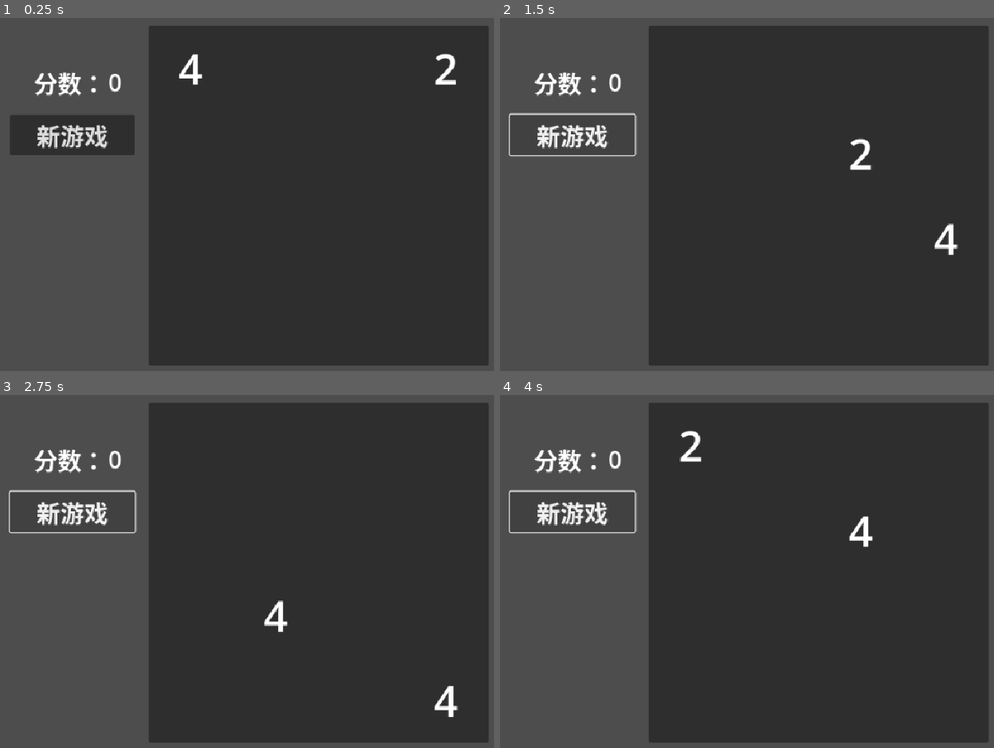
Above: before the commit, frames 1-4 (two rows, left to right).
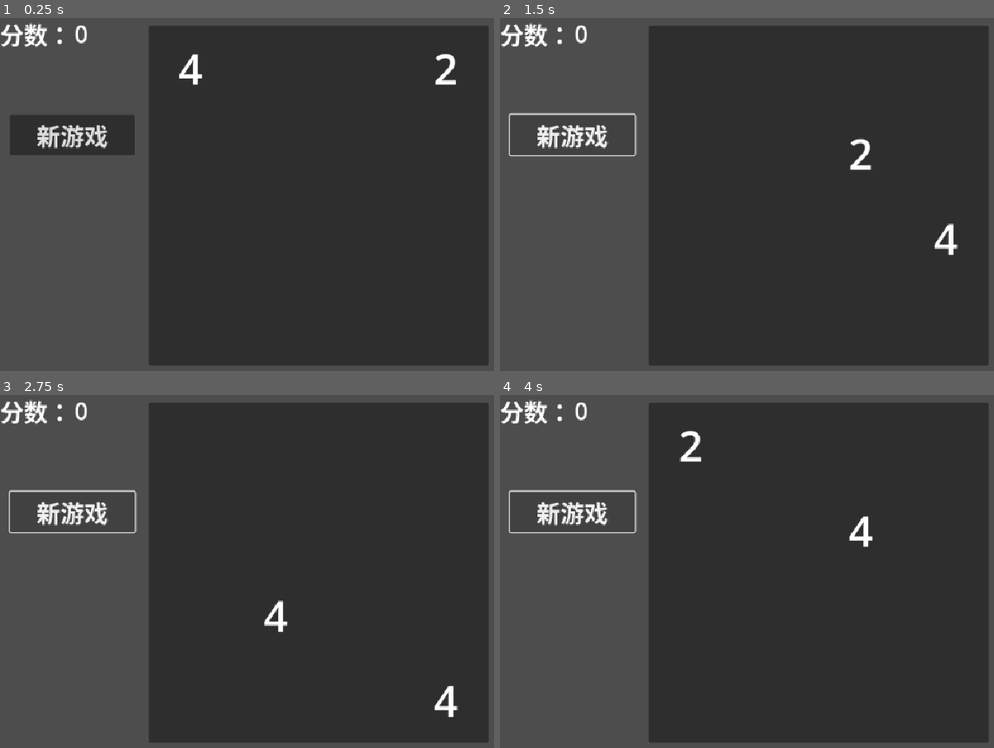
Above: after the commit, the same moments.

Repository: 168AD/2048
Game: Godot game, scene res://manager/game_manager.tscn
The game is run twice, just before and just after one commit, with the same random seed, the same clock (stepped at 60 frames per second) and the same inputs.
Inputs:
- Up to frame 1 (0.25 s): no input
- Up to frame 2 (1.5 s): click "新游戏" at 0.5 s; tap Enter (ui_accept) at 1.25, 1.35 s; hold Right (ui_right) from 1.28 s (still down)
- Up to frame 3 (2.75 s): tap Enter (ui_accept) at 1.52, 1.82, 2.1, 2.27, 2.57 s; release Right (ui_right) at 2.03 s; hold Down (ui_down) from 2.03 s (still down)
- Up to frame 4 (4 s): release Down (ui_down) at 2.78 s; hold Right (ui_right) 2.78-3.53 s; tap Enter (ui_accept) at 2.85, 3.5, 3.6, 3.77 s; hold Up (ui_up) from 3.53 s (still down)

The runs differ from the first frame. In frame 1, 0.9% of the frame differs, in the area x 0-25%, y 1-23%; in frame 2, 0.9%; in frame 3, 0.9%; in frame 4, 0.9%.
Error after the commit: Invalid assignment of property or key 'score' with value of type 'int' on a base object of type 'Nil'. (res://scripts/ui/score.gd:33)

Commit message:
存档功能v1.1
完成了
1.存档轮转
2.Persist类在enter_tree中先等待自身就绪，随后自动调用load_data函数

Diff:
--- a/manager/game_manager.tscn
+++ b/manager/game_manager.tscn
@@ -22,16 +22,6 @@
 [node name="InputManager" parent="." unique_id=503755794 instance=ExtResource("4_m8kxl")]
 
 [node name="Score" parent="." unique_id=1416395068 instance=ExtResource("5_jsypt")]
-anchors_preset = 0
-anchor_right = 0.0
-anchor_bottom = 0.0
-offset_left = 51.0
-offset_top = 73.0
-offset_right = 51.0
-offset_bottom = 73.0
-grow_horizontal = 1
-grow_vertical = 1
-size_flags_horizontal = 0
 
 [node name="NewGame" type="Button" parent="." unique_id=855985272]
 offset_left = 15.0
--- a/manager/save_manager.tscn
+++ b/manager/save_manager.tscn
@@ -15,4 +15,4 @@
 wait_time = 30.0
 autostart = true
 
-[connection signal="timeout" from="AutoSave" to="." method="_save"]
+[connection signal="timeout" from="AutoSave" to="." method="save_data"]
--- a/scripts/class/persist.gd
+++ b/scripts/class/persist.gd
@@ -5,16 +5,18 @@
 
 func _enter_tree() -> void:
 	add_to_group("Persist")
-	GlobalLogger.info("持久化节点" + self.name + "已加载", "存档")
+	GlobalLogger.debug("持久化节点" + self.name + "已加载", "存档")
+	await self.ready
+	load_data(GlobalSave.get_from_manager(self.get_path()))
 
 func _exit_tree() -> void:
-	var resource = _save()
+	var resource = save_data()
 	if resource == null:
 		return
 	GlobalSave.save_to_manager(self.get_path(), resource)
 
-func _save() -> Resource:
+func save_data() -> Resource:
 	return null
 
-func _load(_res: Resource) -> bool:
+func load_data(_res: Resource) -> bool:
 	return true
--- a/scripts/manager/board_manager.gd
+++ b/scripts/manager/board_manager.gd
@@ -13,25 +13,15 @@
 var row = 4
 var column = 4
 
-func _ready() -> void:
-	var load_resource = GlobalSave.get_from_manager(self.get_path()) as BoardRes
-	if load_resource:
-		board_res = load_resource
-		_load(board_res)
-		GlobalLogger.info("读取棋盘存档", "读档")
-	else:
-		board = _create_space_array()
-		_add_entry_to_grid(2)
-
 #region 存读档
-func _save() -> Resource:
+func save_data() -> Resource:
 	board_res.board = board.duplicate(true)
 	board_res.board_future = board_future.duplicate(true)
 	board_res.board_history = board_history.duplicate(true)
 	board_res.add_entry_future = add_entry_future.duplicate(true)
 	return board_res
 
-func _load(_res: Resource) -> bool:
+func load_data(_res: Resource) -> bool:
 	if _res is BoardRes:
 		if _res.board.is_empty():
 			return false
@@ -42,7 +32,9 @@
 		add_entry_future = _res.add_entry_future.duplicate(true)
 		return true
 	else:
-		GlobalLogger.warning("棋盘资源加载错误", "存档系统")
+		GlobalLogger.warning("无相应棋盘资源", "存档")
+		board = _create_space_array()
+		_add_entry_to_grid(2)
 		return false
 #endregion
 
--- a/scripts/manager/game_manager.gd
+++ b/scripts/manager/game_manager.gd
@@ -28,7 +28,7 @@
 	GlobalLogger.info("游戏结束")
 
 func _on_move_requested(direction: String):
-	score.save()
+	score.save_history()
 	board_manager.move(direction)
 
 func _on_undo_requested():
--- a/scripts/manager/save_manager.gd
+++ b/scripts/manager/save_manager.gd
@@ -1,77 +1,100 @@
 extends Node2D
 class_name SaveManager
 
-const SAVE_DIR: String = "user://save"
-const SAVE_FILE_PATH: String = "user://save/sav.tres"
-const SAVE_BACKUP_PATH: String = "user://save/sav_backup.tres"
-const SAVE_TEMP_PATH: String = "user://save/sav_temp.tres"
+# signal slot_changes
 
 @export var save_resource: SaveRes
 @export var version: String = "0.0"
+@export var slot: int = 1
+
+var SAVE_PATH: String = "user://sav%d.tres" % slot
+var TEMP_PATH: String = "user://sav%d.tmp.tres" % slot
+var BACKUP_PATH: String = "user://sav%d.bak.tres" % slot
 
 func _ready() -> void:
-	if not DirAccess.dir_exists_absolute(SAVE_DIR):
-		var err = DirAccess.make_dir_absolute(SAVE_DIR)
-		if err != OK:
-			GlobalLogger.warning("存档目录创建失败", "存档")
-
-	_load()
+	load_data()
 
 func _exit_tree() -> void:
-	_save()
+	save_data()
 
 #region 存档
-func _save() -> void:
+func save_data() -> void:
+	# 1.保存当前数据
 	var data_dict = save_resource.save_dict
 	for node in get_tree().get_nodes_in_group("Persist"):
-		if not node.has_method("_save"):
-			GlobalLogger.warning("节点" + node.name + "误入Persist组", "存档")
+		if not node.has_method("save_data"):
+			GlobalLogger.warning("节点 %s 误入Persist组" % node.name, "存档")
 			continue
 
-		var data = node._save()
+		var data = node.save_data()
 		if data:
 			data_dict[node.get_path()] = data
 		else:
-			GlobalLogger.warning("节点" + node.name + "返回空存档数据", "存档")
+			GlobalLogger.warning("节点 %s 返回空存档数据" % node.name, "存档")
 
 	save_resource.time_tamp = Time.get_date_string_from_system()
 	save_resource.version = version
 
-	var result = ResourceSaver.save(save_resource, SAVE_TEMP_PATH)
-	if result == OK:
-		GlobalLogger.info("临时存档保存成功", "存档")
+	# 2.新建临时存档
+	var temp_err = ResourceSaver.save(save_resource, TEMP_PATH)
+	if temp_err == OK:
+		GlobalLogger.debug("临时存档保存成功", "存档")
 	else:
-		GlobalLogger.error("临时存档保存失败！", "存档")
-		push_error("临时存档保存失败！", result)
-
-	if FileAccess.file_exists(SAVE_BACKUP_PATH):
-		var err = DirAccess.remove_absolute(SAVE_BACKUP_PATH)
-		if err != OK:
-			GlobalLogger.warning("删除旧备份失败，可能影响存档轮替", "存档")
-
-	if FileAccess.file_exists(SAVE_FILE_PATH):
-		var err = DirAccess.rename_absolute(SAVE_FILE_PATH, SAVE_BACKUP_PATH)
-		if err != OK:
-			GlobalLogger.warning("重命名旧存档为备份存档失败", "存档")
-
-	var rename_err = DirAccess.rename_absolute(SAVE_TEMP_PATH, SAVE_FILE_PATH)
-	if rename_err != OK:
-		GlobalLogger.error("临时存档重命名失败，存档可能丢失", "存档")
+		GlobalLogger.error("临时存档保存失败！错误码： %d" % temp_err , "存档")
+		push_error("临时存档保存失败，存档中止！", temp_err)
 		return
 
-	GlobalLogger.info("存档成功", "存档")
+	# 3.删除旧备份存档
+	if FileAccess.file_exists(BACKUP_PATH):
+		var del_err = DirAccess.remove_absolute(BACKUP_PATH)
+		if del_err == OK:
+			GlobalLogger.debug("删除旧备份成功", "存档")
+		else:
+			GlobalLogger.warning("删除旧备份失败，错误码：%d" % del_err, "存档")
+
+	# 4.重命名旧存档
+	if FileAccess.file_exists(SAVE_PATH):
+		var rename_err = DirAccess.rename_absolute(SAVE_PATH, BACKUP_PATH)
+		if rename_err == OK:
+			GlobalLogger.debug("重命名旧存档为备份存档成功", "存档")
+		else:
+			GlobalLogger.warning("重命名旧存档为备份存档失败，存档取消！错误码 %d" % rename_err, "存档")
+			return
+
+	# 5.重命名临时存档
+	var result = DirAccess.rename_absolute(TEMP_PATH, SAVE_PATH)
+	if result == OK:
+		GlobalLogger.debug("临时存档重命名成功", "存档")
+		GlobalLogger.info("存档成功", "存档")
+	else:
+		GlobalLogger.error("临时存档重命名失败，存档可能丢失，错误码： %d" % result, "存档")
+		if not FileAccess.file_exists(BACKUP_PATH):
+			GlobalLogger.error("备份存档丢失，无法恢复！", "存档")
+			push_error("备份存档丢失，无法恢复！")
+			return
+
+		var err = DirAccess.rename_absolute(BACKUP_PATH, SAVE_PATH)
+		if err != OK:
+			GlobalLogger.error("恢复备份失败，存档可能丢失！", "存档")
+			push_error("恢复备份存档失败")
+			return
+		else:
+			GlobalLogger.info("已从备份恢复存档", "存档")
+			if FileAccess.file_exists(TEMP_PATH):
+				DirAccess.remove_absolute(TEMP_PATH)
 
 func save_to_manager(path: String, res: Resource) -> void:
 	save_resource.save_dict[path] = res
+
 #endregion
 
-func _load() -> void:
-	if not ResourceLoader.exists(SAVE_FILE_PATH):
+func load_data() -> void:
+	if not ResourceLoader.exists(SAVE_PATH):
 		return
 
-	var save_data = ResourceLoader.load(SAVE_FILE_PATH) as SaveRes
-	if save_data:
-		save_resource = save_data
+	var saved_data = ResourceLoader.load(SAVE_PATH) as SaveRes
+	if saved_data:
+		save_resource = saved_data
 	else:
 		GlobalLogger.error("读档失败！", "读档")
 
--- a/scripts/resource/score_res.gd
+++ b/scripts/resource/score_res.gd
@@ -2,3 +2,5 @@
 class_name ScoreRes
 
 @export var score: int
+@export var history: int
+@export var highest: int
--- a/scripts/ui/score.gd
+++ b/scripts/ui/score.gd
@@ -1,26 +1,34 @@
-extends Control
+extends Persist
 class_name Score
 
-var score: int = 0
-var history: int = 0
-
+@export var score_res: ScoreRes
 @onready var score_display: Label = $Container/ScoreDisplay
 
-#func _process(_delta: float) -> void:
-	#if Input.is_action_just_pressed("ui_accept"):
-		#score_update(2)
+func save_data() -> Resource:
+	return score_res
+
+func load_data(_res: Resource) -> bool:
+	if _res is ScoreRes:
+		score_res = _res
+		score_display.text = str(score_res.score)
+		return true
+	else:
+		GlobalLogger.warning("无相应分数资源", "存档")
+		return false
 
 func score_update(x: int):
-	score += x
-	score_display.text = str(score)
+	score_res.score += x
+	score_display.text = str(score_res.score)
+	if score_res.score > score_res.highest:
+		score_res.highest = score_res.score
 
-func save():
-	history = score
+func save_history():
+	score_res.history = score_res.score
 
 func undo():
-	score = history
-	score_display.text = str(score)
+	score_res.score = score_res.history
+	score_display.text = str(score_res.score)
 
 func new_game():
-	score = 0
-	score_display.text = str(score)
+	score_res.score = 0
+	score_display.text = str(score_res.score)
--- a/ui/score.tscn
+++ b/ui/score.tscn
@@ -2,17 +2,11 @@
 
 [ext_resource type="Script" uid="uid://cthsu0rk51pb5" path="res://scripts/ui/score.gd" id="1_7b0px"]
 
-[node name="Score" type="Control" unique_id=1416395068]
-layout_mode = 3
-anchors_preset = 15
-anchor_right = 1.0
-anchor_bottom = 1.0
-grow_horizontal = 2
-grow_vertical = 2
+[node name="Score" type="Node2D" unique_id=448192639]
 script = ExtResource("1_7b0px")
+metadata/_custom_type_script = "uid://c6kcuba4rdprq"
 
 [node name="Container" type="HBoxContainer" parent="." unique_id=731169464]
-layout_mode = 0
 offset_right = 40.0
 offset_bottom = 40.0
 
